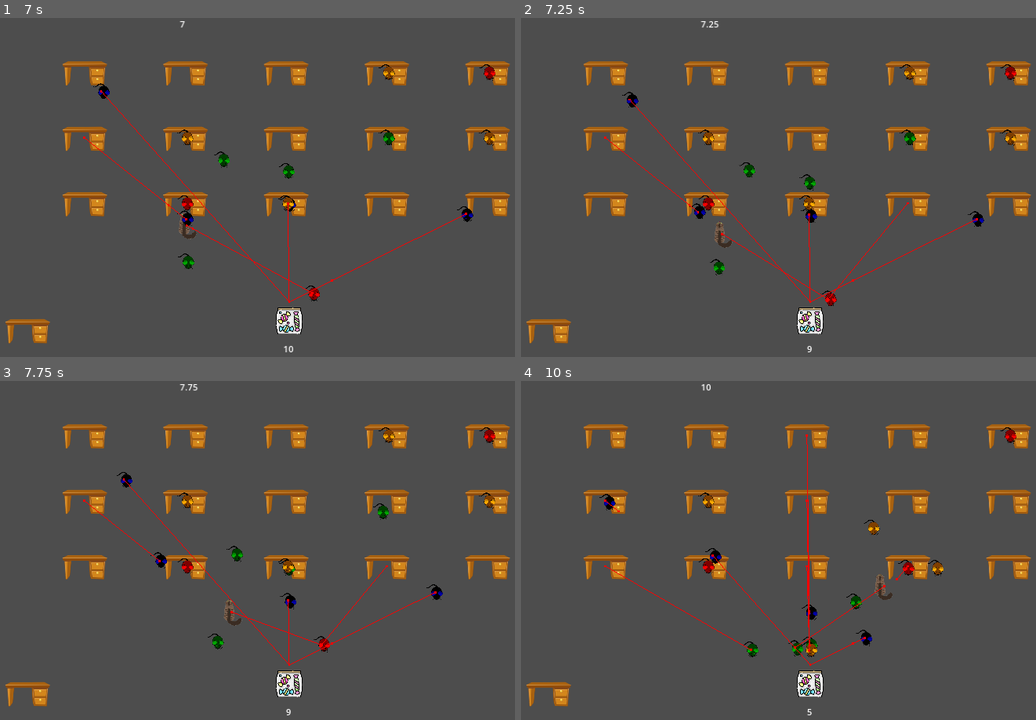
Above: before the commit, frames 1-4 (two rows, left to right).
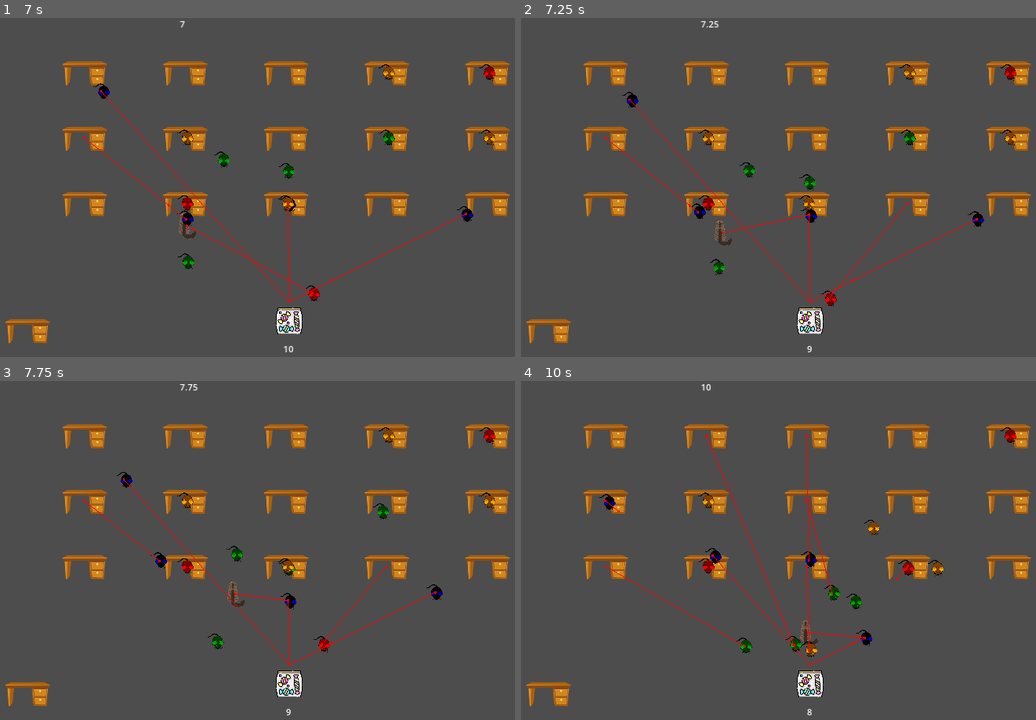
Above: after the commit, the same moments.

Repository: Mateusz-Birembaut/POA_SMA
Game: Godot game, scene res://src/main.tscn
Two runs of this game, one before a commit and one after it. Both use one fixed random seed, a clock stepped at 60 frames per second and the inputs below.
Inputs (mouse positions are in pixels of both pictures, inside the frame that each line leads up to):
- Up to frame 1 (7 s): move the mouse to (427, 177) at 0.52 s; hold Right (ui_right) 0.53-1.28 s; move the mouse to (164, 211) at 1.27 s; hold Down (ui_down) 1.28-2.03 s; move the mouse to (350, 116) at 2.02 s; hold Right (ui_right) 2.03-2.78 s; move the mouse to (257, 265) at 2.77 s; hold Up (ui_up) 2.78-3.53 s; move the mouse to (478, 248) at 3.52 s; hold Left (ui_left) 3.53-5.03 s; move the mouse to (103, 140) at 4.27 s; move the mouse to (319, 194) at 5.02 s; hold Down (ui_down) 5.03-5.78 s; move the mouse to (195, 106) at 5.77 s; hold Right (ui_right) 5.78-6.53 s; move the mouse to (427, 177) at 6.52 s; hold Up (ui_up) from 6.53 s (still down)
- Up to frame 2 (7.25 s): keep holding Up (ui_up)
- Up to frame 3 (7.75 s): move the mouse to (164, 574) at 7.27 s; release Up (ui_up) at 7.28 s; hold Right (ui_right) from 7.28 s (still down)
- Up to frame 4 (10 s): move the mouse to (871, 479) at 8.02 s; release Right (ui_right) at 8.03 s; hold Down (ui_down) 8.03-8.78 s; move the mouse to (778, 628) at 8.77 s; hold Left (ui_left) 8.78-9.53 s; move the mouse to (999, 611) at 9.52 s; hold Up (ui_up) from 9.53 s (still down)

Frame 1 is identical in both runs. In frame 2, 0.2% of the frame differs, in the area x 37-60%, y 58-83%; in frame 3, 0.3%; in frame 4, 0.9%, in the area x 35-73%, y 15-99%.

Commit message:
fix chase bug prof

Diff:
--- a/src/environment.gd
+++ b/src/environment.gd
@@ -106,7 +106,7 @@
 
 func add_lure_student() -> void :
 	while true:
-		var rand_index = randi_range(0, number_of_students)
+		var rand_index = randi_range(0, number_of_students-1)
 		if students[rand_index].strategy != Student.Strategies.LURE :
 			students[rand_index].strategy = Student.Strategies.LURE
 			students[rand_index].sprite.modulate = Color(1, 0, 0)
--- a/src/prof.gd
+++ b/src/prof.gd
@@ -16,14 +16,20 @@
 
 		States.CHASE:
 			#check_students() # a commenter si on ne veut pas changer de "cible"
-			nav.target_position = student_to_chase.position
-			look_towards(nav.get_next_path_position())
+			if student_to_chase.state == States.COMEBACK:
+				check_students()
 
-			if (position - student_to_chase.position).length() <= 40:
-				print(name, " renvoit un élève au travail")
-				student_to_chase.send_to_work()
-				print(name, " passe à l'état COMEBACK")
+			if student_to_chase == null:
 				state = States.COMEBACK
+				look_towards(initial_position)
+			else :
+				nav.target_position = student_to_chase.position
+				look_towards(nav.get_next_path_position())
+				if (position - student_to_chase.position).length() <= 40:
+					print(name, " renvoit un élève au travail")
+					student_to_chase.send_to_work()
+					print(name, " passe à l'état COMEBACK")
+					state = States.COMEBACK
 
 		States.COMEBACK:
 			if (nav.get_final_position() - global_position).length() > 30:
